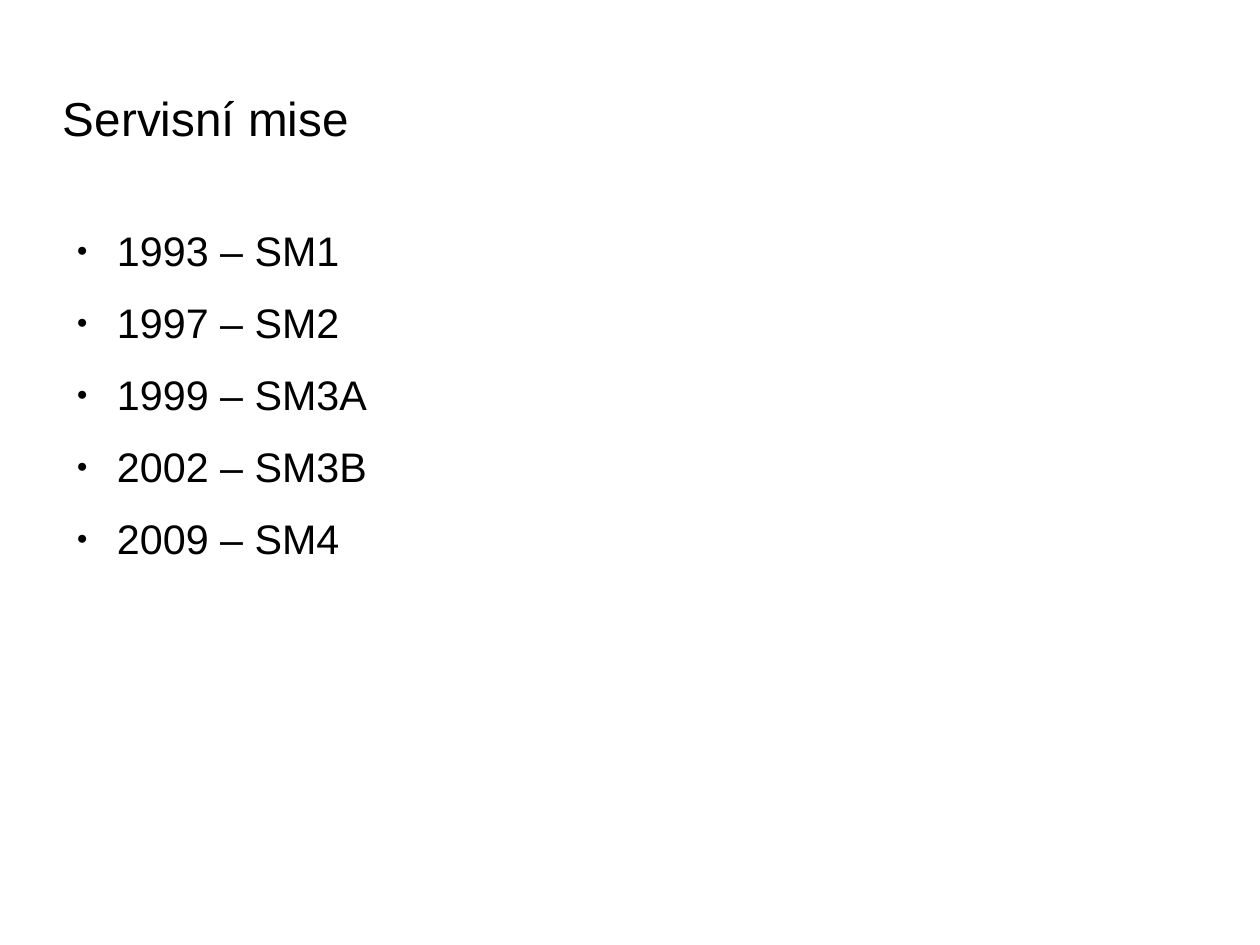
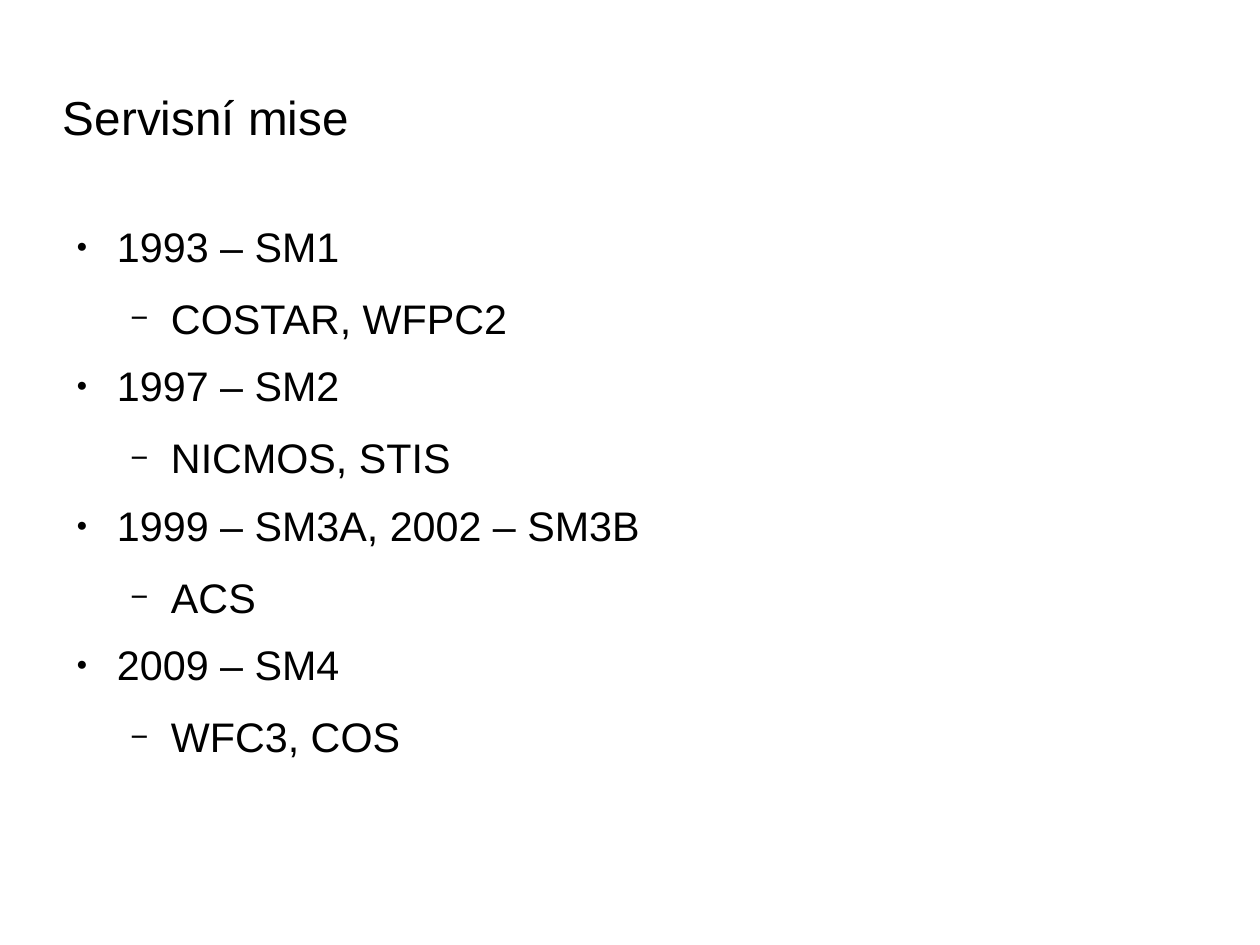
Before and after one commit to fast4shoot/FYO2015, a slide deck: slide 7 of slides/slides.odp. Drawn at 1260x945 pixels with LibreOffice and Linux fonts; fonts in the diff are those of the drawing; background and template pictures are left out. Boxes give left, top, right and bottom in pixels: in the first picture for what was removed or moved away, otherwise in the second. Text is boxed around its words. In the diff, an @@ line names an element or a change of style, - is before the commit and + after.

```diff
--- a/slides/slides.odp
+++ b/slides/slides.odp
@@ text at (117, 233, 639, 758): paragraph added @@
+  − COSTAR, WFPC2
@@ text at (117, 444, 639, 614): text changed @@
-● 1999 – SM3A
-● 2002 – SM3B
+  − NICMOS, STIS
+● 1999 – SM3A, 2002 – SM3B
+  − ACS
@@ text at (171, 723, 400, 758): paragraph added @@
+  − WFC3, COS
```
Also in this commit, not shown: 10 other slides changed, 6 slides added, 4 slides removed, 2 other files.
